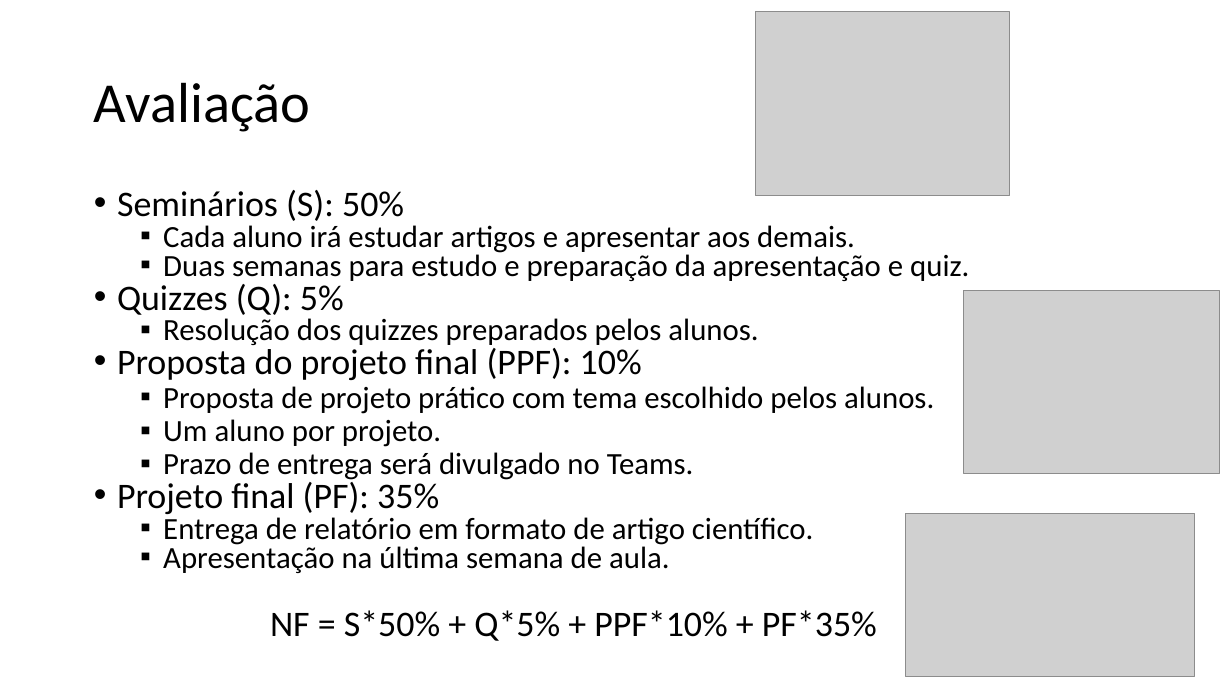
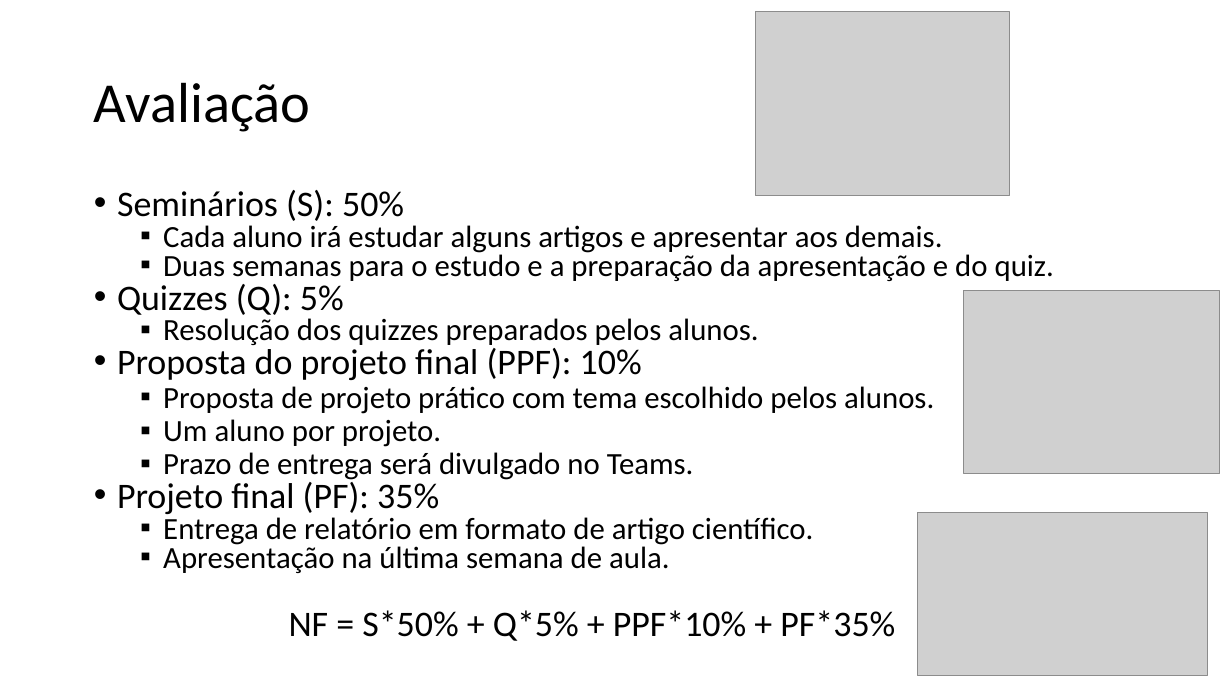
Before and after one commit to zz4fap/tp558-adv-ml, a slide deck: slide 7 of slides/TP558_1_Introdução_ao_curso.pptx. Drawn at 1232x693 pixels with LibreOffice and Linux fonts; fonts in the diff are those of the drawing; grey boxes stand for pictures. Boxes give left, top, right and bottom in pixels: in the first picture for what was removed or moved away, otherwise in the second. Text is boxed around its words. In the diff, an @@ line names an element or a change of style, - is before the commit and + after.

```diff
--- a/slides/TP558_1_Introdução_ao_curso.pptx
+++ b/slides/TP558_1_Introdução_ao_curso.pptx
@@ text at (163,225,1054,285): text changed @@
-  ▪ Cada aluno irá estudar artigos e apresentar aos demais.
-  ▪ Duas semanas para estudo e preparação da apresentação e quiz.
+  ▪ Cada aluno irá estudar alguns artigos e apresentar aos demais.
+  ▪ Duas semanas para o estudo e a preparação da apresentação e do quiz.
@@ picture: place and size @@
-picture at (906,514,1196,677)
+picture at (918,513,1208,676)
```
Also in this commit, not shown: 6 other slides changed, 1 other file.
